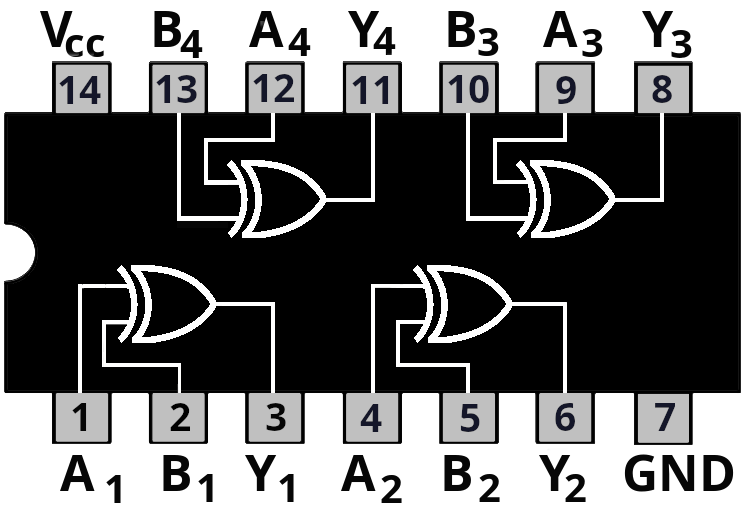
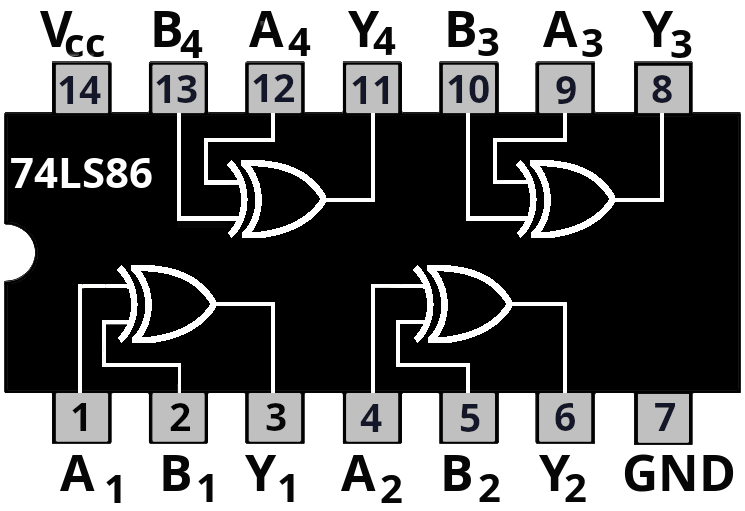
Two versions of the same layered image (745x511). Layer-by-layer changes:
added layer "74LS86" above "74LS00-black.png" over [11,158,152,188]
